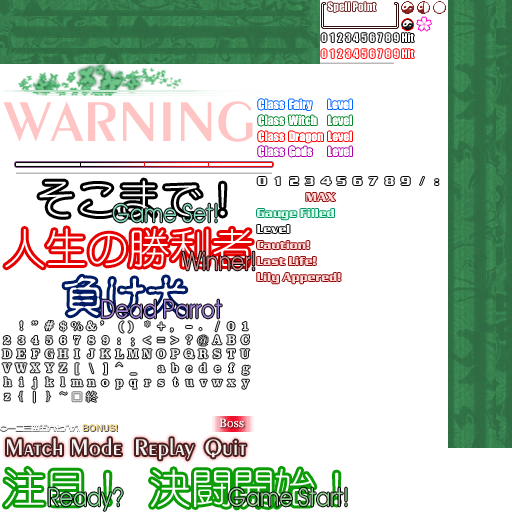
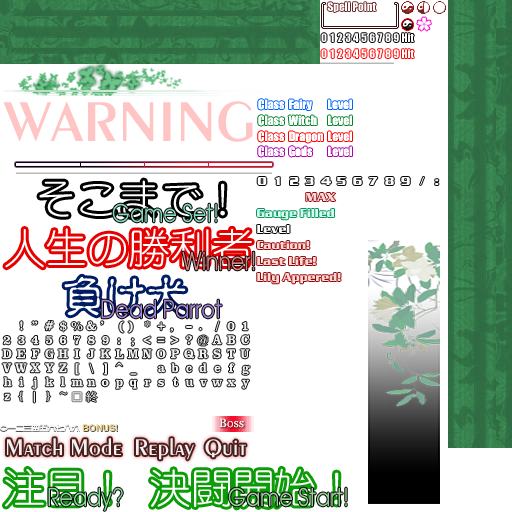
Layer changes from the first 512×512 image to the second:
added layer "Layer 1" above "图层 0" over (368, 240, 440, 504)
